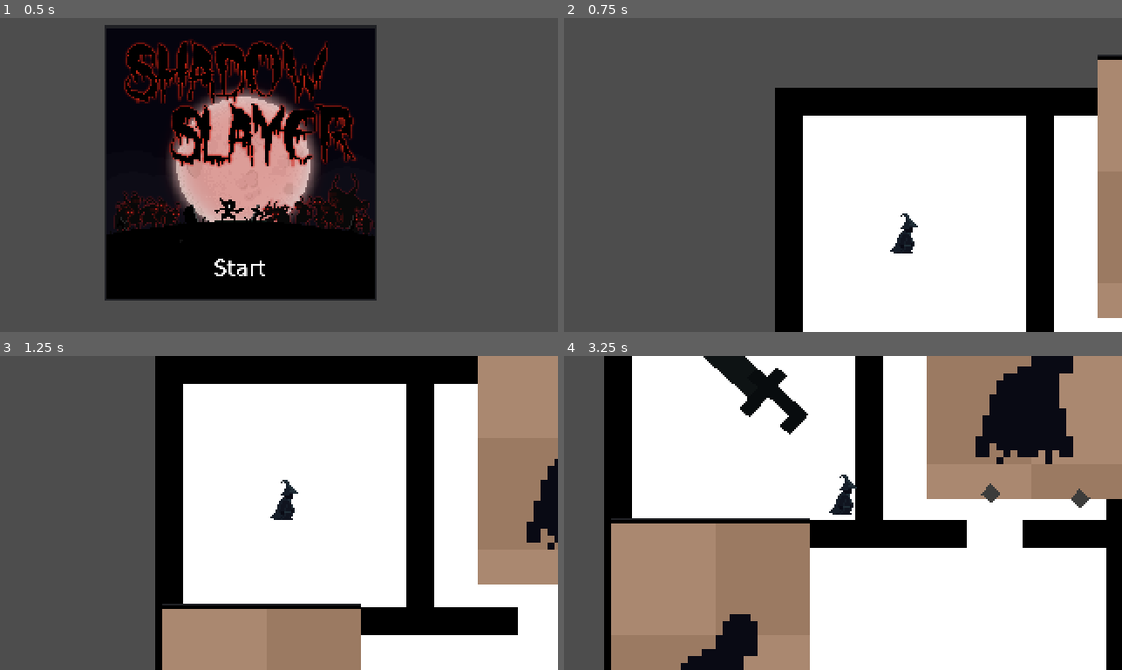
Above: before the commit, frames 1-4 (two rows, left to right).
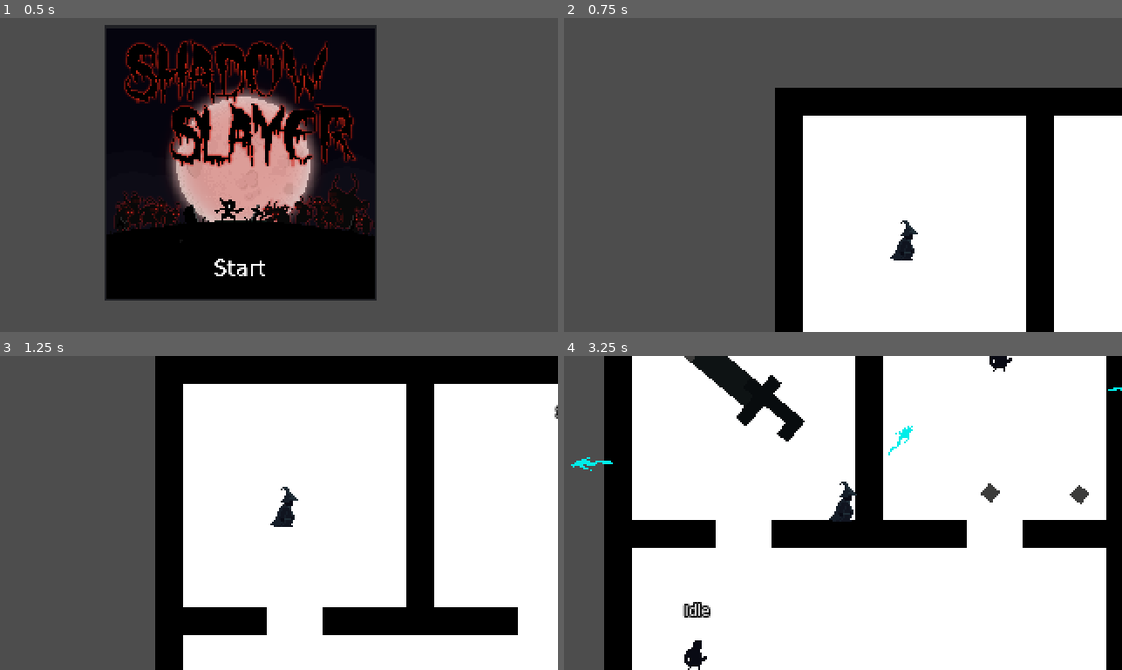
Above: after the commit, the same moments.

Repository: vyxul/Shadow-Eclipse
Game: Godot game, scene res://GameFiles/Scenes/Menu/StartScreen.tscn
Two runs of this game, one before a commit and one after it. Both use one fixed random seed, a clock stepped at 60 frames per second and the inputs below.
Inputs (mouse positions are in pixels of both pictures, inside the frame that each line leads up to):
- Up to frame 1 (0.5 s): no input
- Up to frame 2 (0.75 s): click (803, 266) at 0.5 s
- Up to frame 3 (1.25 s): no input
- Up to frame 4 (3.25 s): move the mouse to (965, 497) at 1.27 s; hold D (right) 1.28-2.03 s; tap R (r) at 1.35, 2.3 s; right-click (965, 497) at 1.55 s; move the mouse to (731, 528) at 2.02 s; hold S (down) 2.03-2.78 s; right-click (731, 528) at 2.1 s; move the mouse to (898, 443) at 2.77 s; hold D (right) from 2.78 s (still down); click (898, 443) at 2.85 s; right-click (898, 443) at 3.05 s

Frame 1 is identical in both runs. In frame 2, 3.9% of the frame differs, in the area x 58-100%, y 11-96%; in frame 3, 18%; in frame 4, 34%, in the area x 1-100%, y 0-100%.
Error before the commit: Attempt to call function 'attack' in base 'null instance' on a null instance. (res://GameFiles/Game)

Commit message:
Fixed references to ranged_attack and bandit scenes

Diff:
--- a/GameFiles/Game Objects/Characters/Enemies/enemy_bandit.tscn
+++ /dev/null
@@ -1,41 +0,0 @@
-[gd_scene load_steps=7 format=3 uid="uid://dimxkh5vbaxfx"]
-
-[ext_resource type="Texture2D" uid="uid://df6g8okbk54y" path="res://GameFiles/Assets/Art/Enemies/enemy_sprite_sheet.png" id="1_61gxk"]
-[ext_resource type="Script" path="res://GameFiles/Game Objects/Characters/Enemies/enemy_bandit.gd" id="1_iaane"]
-[ext_resource type="PackedScene" uid="uid://b25iseq2d0dnd" path="res://GameFiles/Game Objects/Components/health_component.tscn" id="2_qnwby"]
-[ext_resource type="PackedScene" uid="uid://ydmxubnmay2o" path="res://GameFiles/Game Objects/Components/hurtbox_component.tscn" id="4_nn6pb"]
-
-[sub_resource type="CapsuleShape2D" id="CapsuleShape2D_4fmbg"]
-radius = 21.0
-height = 60.0
-
-[sub_resource type="CapsuleShape2D" id="CapsuleShape2D_c2tat"]
-radius = 28.0
-height = 72.0
-
-[node name="enemy_bandit" type="CharacterBody2D"]
-collision_layer = 4
-collision_mask = 3
-script = ExtResource("1_iaane")
-
-[node name="Sprite2D" type="Sprite2D" parent="."]
-texture = ExtResource("1_61gxk")
-hframes = 13
-vframes = 6
-frame = 4
-
-[node name="CollisionShape2D" type="CollisionShape2D" parent="."]
-position = Vector2(0, 22)
-shape = SubResource("CapsuleShape2D_4fmbg")
-
-[node name="HealthComponent" parent="." instance=ExtResource("2_qnwby")]
-
-[node name="HurtboxComponent" parent="." node_paths=PackedStringArray("health_component") instance=ExtResource("4_nn6pb")]
-collision_layer = 4
-collision_mask = 0
-health_component = NodePath("../HealthComponent")
-
-[node name="CollisionShape2D" type="CollisionShape2D" parent="HurtboxComponent"]
-position = Vector2(0, 22)
-shape = SubResource("CapsuleShape2D_c2tat")
-debug_color = Color(0.992157, 0, 0.235294, 0.419608)
--- a/GameFiles/Game Objects/Characters/Player/player.gd
+++ b/GameFiles/Game Objects/Characters/Player/player.gd
@@ -17,7 +17,7 @@
 		melee_attack()
 
 	if Input.is_action_just_pressed("right_click"):
-		range_attack()
+		ranged_attack()
 
 
 func move(delta: float):
@@ -50,5 +50,5 @@
 	player_melee_controller.attack(sprite_2d)
 
 
-func range_attack():
+func ranged_attack():
 	player_ranged_controller.attack()
--- a/GameFiles/Game Objects/Characters/Player/player.tscn
+++ b/GameFiles/Game Objects/Characters/Player/player.tscn
@@ -19,7 +19,7 @@
 player_speed = 100.0
 
 [node name="Marker2D" type="Marker2D" parent="."]
-position = Vector2(0, -7)
+position = Vector2(0, -4)
 
 [node name="CollisionShape2D" type="CollisionShape2D" parent="."]
 y_sort_enabled = true
@@ -28,18 +28,16 @@
 
 [node name="PlayerMeleeController" parent="." instance=ExtResource("3_k76rs")]
 
+[node name="PlayerRangedController" parent="." instance=ExtResource("4_nx2hv")]
+
 [node name="PlayerRecruitController" parent="." node_paths=PackedStringArray("player") instance=ExtResource("4_ve0m4")]
 position = Vector2(0, -7)
 player = NodePath("..")
 focus_time_needed = 3.0
 
-[node name="PlayerRangeController" parent="." instance=ExtResource("4_nx2hv")]
-projectile_speed = 250.0
-projectile_time = 2.0
-
 [node name="Sprite2D" type="Sprite2D" parent="."]
 y_sort_enabled = true
-position = Vector2(0, -11)
+position = Vector2(0, -7)
 texture = ExtResource("2_pacww")
 region_enabled = true
 region_rect = Rect2(7, 169, 16, 23)
--- a/GameFiles/Game Objects/Characters/Player/player_ranged_attack.tscn
+++ b/GameFiles/Game Objects/Characters/Player/player_ranged_attack.tscn
@@ -7,6 +7,21 @@
 [sub_resource type="CapsuleShape2D" id="CapsuleShape2D_wdrt0"]
 radius = 26.0
 height = 128.0
+
+[sub_resource type="Animation" id="Animation_yqpe5"]
+length = 0.001
+tracks/0/type = "value"
+tracks/0/imported = false
+tracks/0/enabled = true
+tracks/0/path = NodePath("Sprite2D:frame")
+tracks/0/interp = 1
+tracks/0/loop_wrap = true
+tracks/0/keys = {
+"times": PackedFloat32Array(0),
+"transitions": PackedFloat32Array(1),
+"update": 1,
+"values": [0]
+}
 
 [sub_resource type="Animation" id="Animation_03b6c"]
 resource_name = "attack"
@@ -24,21 +39,6 @@
 "transitions": PackedFloat32Array(1, 1, 1, 1, 1, 1, 1, 1),
 "update": 1,
 "values": [0, 1, 2, 3, 4, 5, 6, 7]
-}
-
-[sub_resource type="Animation" id="Animation_yqpe5"]
-length = 0.001
-tracks/0/type = "value"
-tracks/0/imported = false
-tracks/0/enabled = true
-tracks/0/path = NodePath("Sprite2D:frame")
-tracks/0/interp = 1
-tracks/0/loop_wrap = true
-tracks/0/keys = {
-"times": PackedFloat32Array(0),
-"transitions": PackedFloat32Array(1),
-"update": 1,
-"values": [0]
 }
 
 [sub_resource type="AnimationLibrary" id="AnimationLibrary_oijuu"]
--- a/GameFiles/Game Objects/Components/mob_spawner.tscn
+++ b/GameFiles/Game Objects/Components/mob_spawner.tscn
@@ -6,6 +6,5 @@
 position = Vector2(708, 306)
 script = ExtResource("1_vovge")
 maxEnemies = 2
-continousSpawn = false
 
 [node name="Timer" type="Timer" parent="."]
--- a/GameFiles/Scenes/Levels/Prison/PrisonLevel_MobSpawner.tscn
+++ b/GameFiles/Scenes/Levels/Prison/PrisonLevel_MobSpawner.tscn
@@ -1,9 +1,9 @@
-[gd_scene load_steps=15 format=3 uid="uid://1e24r7i1aegj"]
+[gd_scene load_steps=15 format=3 uid="uid://db8gpmrjjv5ly"]
 
 [ext_resource type="PackedScene" uid="uid://cfngkauom0ub5" path="res://GameFiles/Game Objects/Characters/Player/player_camera_2d.tscn" id="1_3xqpf"]
-[ext_resource type="PackedScene" uid="uid://dimxkh5vbaxfx" path="res://GameFiles/Game Objects/Characters/Enemies/enemy_bandit.tscn" id="2_61gej"]
+[ext_resource type="PackedScene" uid="uid://dimxkh5vbaxfx" path="res://GameFiles/Game Objects/Characters/NPC/bandit.tscn" id="2_61gej"]
 [ext_resource type="PackedScene" uid="uid://cf2x6amj6vpyd" path="res://GameFiles/Game Objects/Characters/Player/player.tscn" id="3_e2d2x"]
-[ext_resource type="PackedScene" uid="uid://diwnqm5lcsuui" path="res://GameFiles/Game Objects/Components/mob_spawner.tscn" id="4_et8ic"]
+[ext_resource type="PackedScene" uid="uid://ul8nkucwgivb" path="res://GameFiles/Game Objects/Components/mob_spawner.tscn" id="4_et8ic"]
 
 [sub_resource type="RectangleShape2D" id="RectangleShape2D_33pkm"]
 size = Vector2(1024, 32)
--- a/GameFiles/Scripts/MobSpawner.gd
+++ b/GameFiles/Scripts/MobSpawner.gd
@@ -1,6 +1,6 @@
 extends Node
 
-var enemy_scene = preload("res://GameFiles/Game Objects/Characters/Enemies/enemy_bandit.tscn") #Enemy scene to instantiate
+var enemy_scene = preload("res://GameFiles/Game Objects/Characters/NPC/bandit.tscn") #Enemy scene to instantiate
 var spawn_timer = Timer.new()
 var initialNumOfChildren = 0
 @export var maxEnemies = 10
Not shown: 1 places in GameFiles/Game Objects/Characters/Player/player.tscn that only renumber resources
Not shown: 1 places in GameFiles/Game Objects/Characters/Player/player_ranged_attack.tscn that only renumber resources
Not shown: 1 places in GameFiles/Game Objects/Characters/Player/player_ranged_controller.tscn that only renumber resources
Not shown: 1 places in GameFiles/Game Objects/Components/mob_spawner.tscn that only renumber resources
